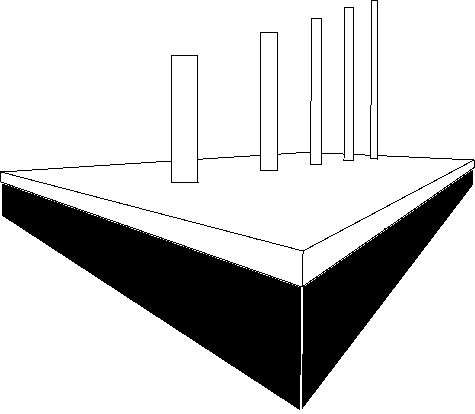
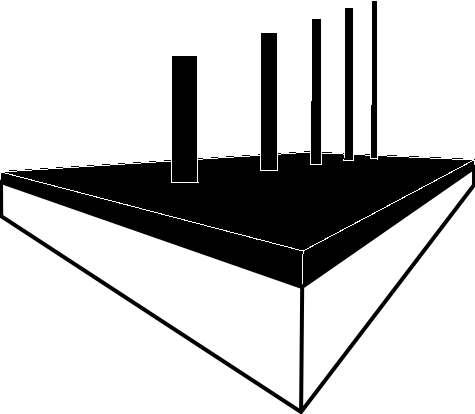
Two versions of the same layered image (475 × 414). Layer-by-layer changes:
painted on "B&W copy" over [0, 0, 475, 414]
